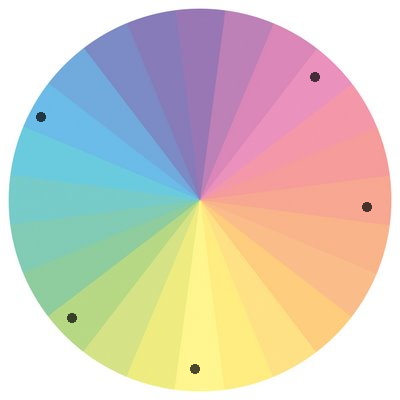
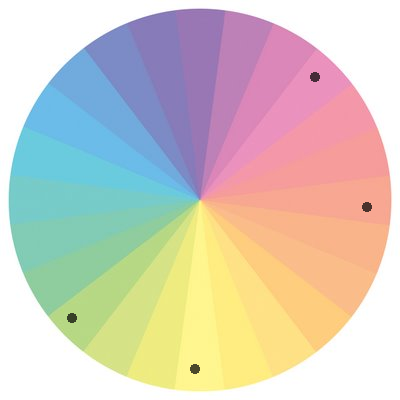
Before/after of a 400 x 400 layered artwork. What changed in the layer stack:
painted on "Layer 2" over [36, 112, 46, 122]
